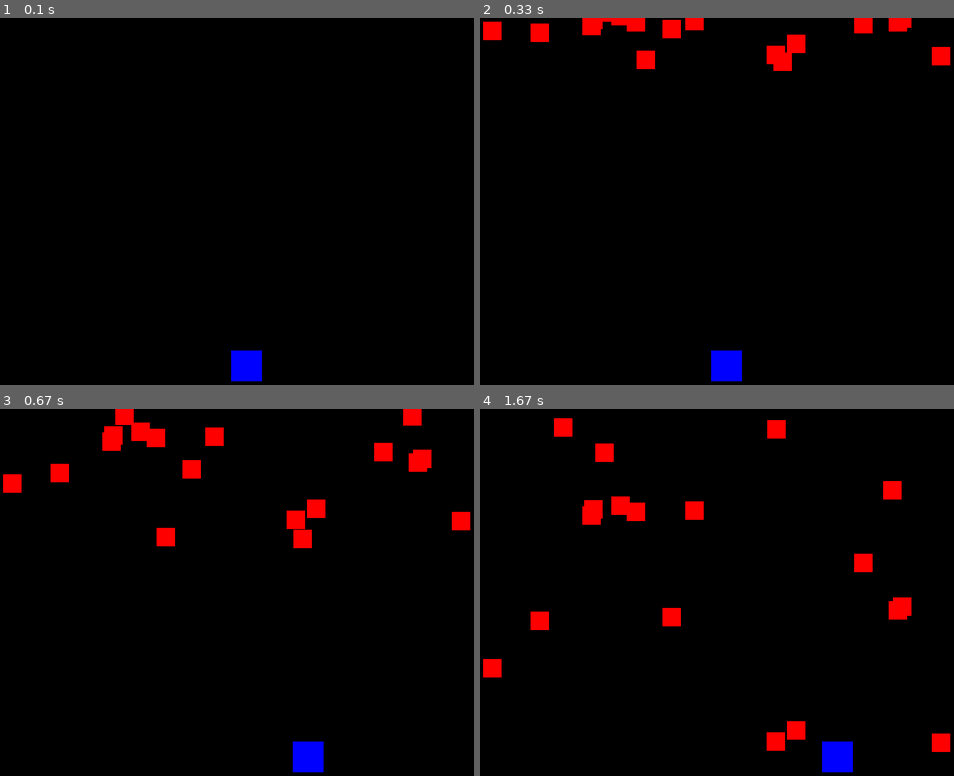
Above: before the commit, frames 1-4 (two rows, left to right).
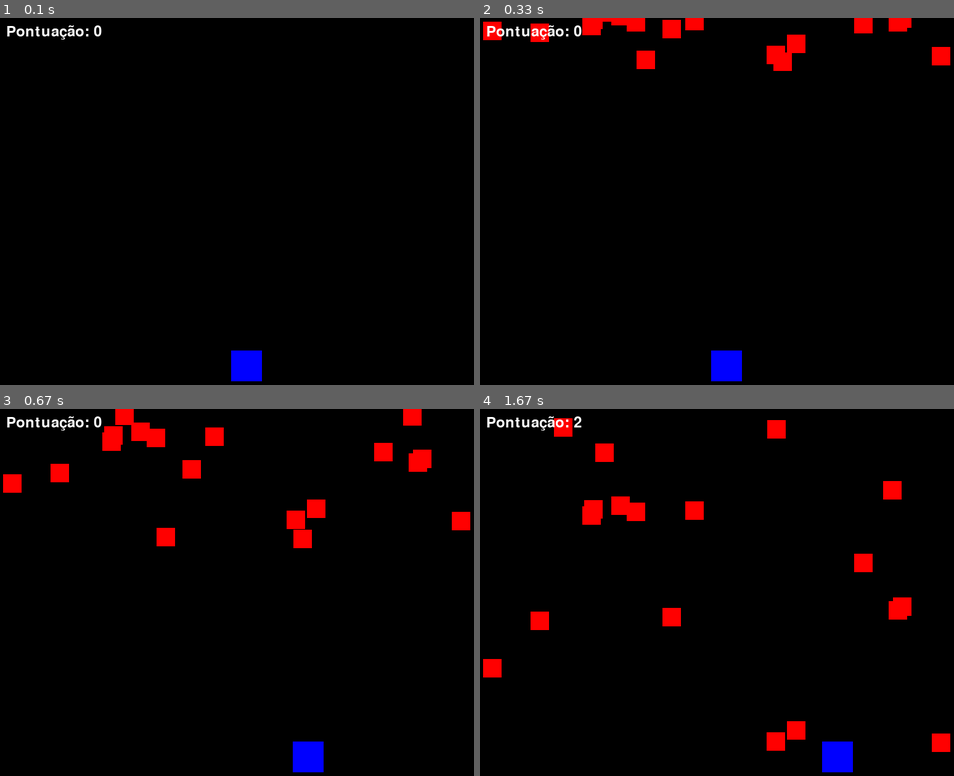
Above: after the commit, the same moments.

Repository: LuizLamim/Computador-qu-ntico
Game: pygame game, started from jogo.py
Same seed, same stepped clock (60 frames per second), same inputs: the game is played once before the commit and once after it.
Inputs:
- Up to frame 1 (0.1 s): no input
- Up to frame 2 (0.33 s): no input
- Up to frame 3 (0.67 s): hold Right from 0.33 s (still down)
- Up to frame 4 (1.67 s): release Right at 0.8 s; hold Right 0.83-1.3 s; hold Left from 1.33 s (still down)

The runs differ from the first frame. In frame 1, 0.3% of the frame differs, in the area x 1-22%, y 2-6%; in frame 2, 0.3%; in frame 3, 0.3%; in frame 4, 0.3%.

Commit message:
atualizado

Diff:
--- a/jogo.py
+++ b/jogo.py
@@ -19,6 +19,11 @@
 # Relógio para controlar a taxa de quadros
 relogio = pygame.time.Clock()
 
+# Variável da pontuação
+pontuacao = 0
+# Configuração da fonte para a pontuação
+fonte = pygame.font.Font(None, 36)
+
 # --- Classe do Jogador ---
 class Jogador(pygame.sprite.Sprite):
     def __init__(self):
@@ -28,10 +33,9 @@
         self.rect = self.image.get_rect()
         self.rect.x = LARGURA_TELA // 2 - 25
         self.rect.y = ALTURA_TELA - 60
-        self.velocidade_x = 0  # Nova variável para controlar a velocidade horizontal
+        self.velocidade_x = 0
 
     def update(self):
-        # Move o jogador com base na velocidade_x
         self.rect.x += self.velocidade_x
 
         # Limita o jogador dentro da tela
@@ -53,9 +57,6 @@
 
     def update(self):
         self.rect.y += self.velocidade_y
-        if self.rect.y > ALTURA_TELA:
-            self.rect.x = random.randrange(LARGURA_TELA - self.rect.width)
-            self.rect.y = random.randrange(-100, -40)
 
 # --- Grupos de Sprites ---
 lista_sprites_ativos = pygame.sprite.Group()
@@ -82,14 +83,14 @@
         # Lida com pressionar de tecla
         elif evento.type == pygame.KEYDOWN:
             if evento.key == pygame.K_LEFT:
-                jogador.velocidade_x = -5  # Move para a esquerda
+                jogador.velocidade_x = -5
             elif evento.key == pygame.K_RIGHT:
-                jogador.velocidade_x = 5   # Move para a direita
+                jogador.velocidade_x = 5
 
         # Lida com soltar de tecla
         elif evento.type == pygame.KEYUP:
             if evento.key == pygame.K_LEFT or evento.key == pygame.K_RIGHT:
-                jogador.velocidade_x = 0   # Para o movimento
+                jogador.velocidade_x = 0
 
     # --- Lógica do jogo ---
     lista_sprites_ativos.update()
@@ -99,9 +100,21 @@
     if colisoes:
         feito = True  # Encerra o jogo se houver colisão
 
+    # Verifica se os inimigos saíram da tela e atualiza a pontuação
+    for inimigo in lista_inimigos:
+        if inimigo.rect.y > ALTURA_TELA:
+            pontuacao += 1
+            # Reposiciona o inimigo no topo da tela
+            inimigo.rect.x = random.randrange(LARGURA_TELA - inimigo.rect.width)
+            inimigo.rect.y = random.randrange(-100, -40)
+
     # --- Renderização ---
     tela.fill(PRETO)  # Preenche o fundo com preto
     lista_sprites_ativos.draw(tela)  # Desenha todos os sprites
+
+    # Desenha a pontuação na tela
+    texto_pontuacao = fonte.render(f"Pontuação: {pontuacao}", True, BRANCO)
+    tela.blit(texto_pontuacao, (10, 10))
 
     # Atualiza a tela
     pygame.display.flip()
